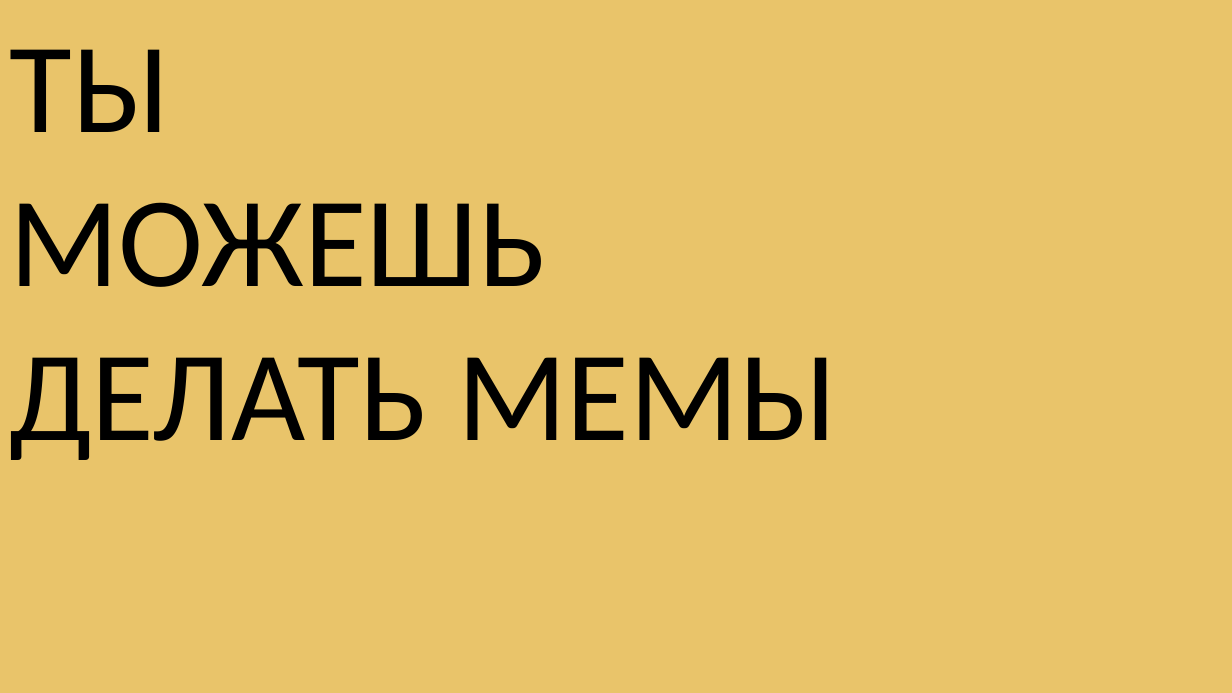
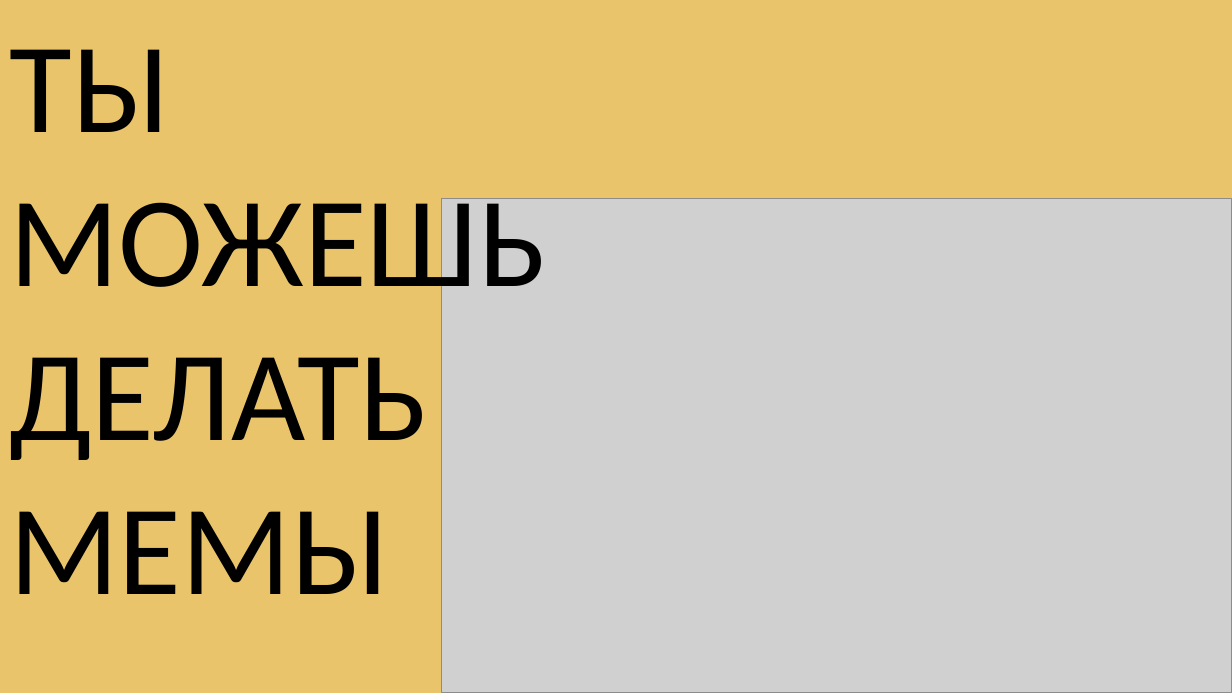
Before and after one commit to Albertlll/Mem_generator, a slide deck: slide 1 of презентация.pptx. Drawn at 1232x693 pixels with LibreOffice and Linux fonts; fonts in the diff are those of the drawing; grey boxes stand for pictures. Boxes give left, top, right and bottom in pixels: in the first picture for what was removed or moved away, otherwise in the second. Text is boxed around its words. In the diff, an @@ line names an element or a change of style, - is before the commit and + after.

```diff
--- a/презентация.pptx
+++ b/презентация.pptx
@@ picture added at [442, 199, 1232, 693] @@
@@ text at [9, 357, 428, 594]: text changed @@
-ДЕЛАТЬ МЕМЫ
+ДЕЛАТЬ
+МЕМЫ
```
Also in this commit, not shown: 2 other slides changed, 2 slides added.
